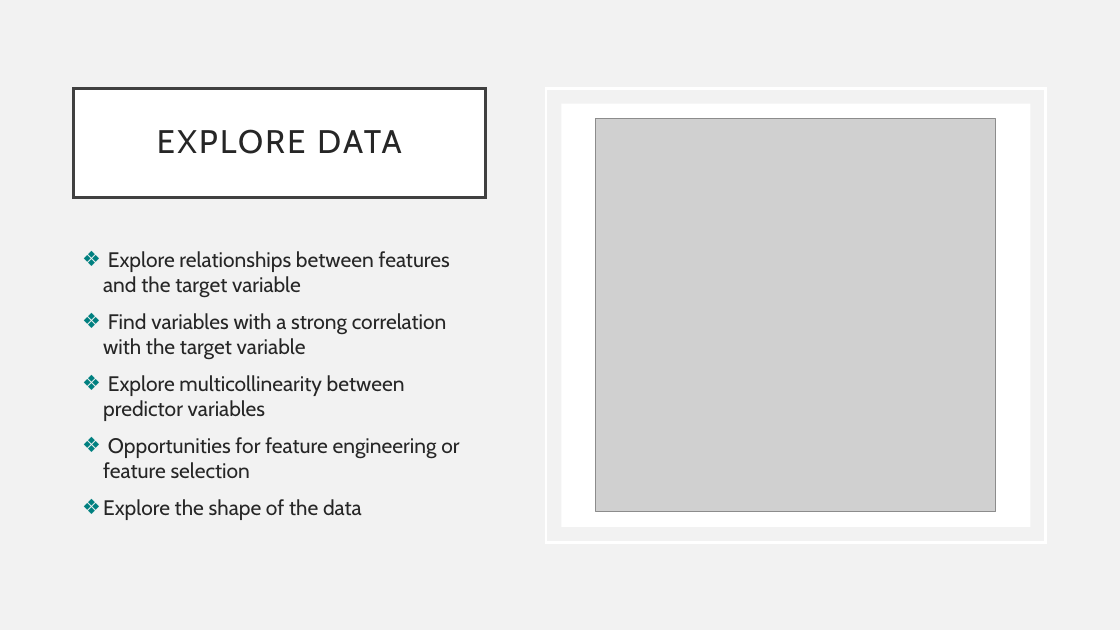
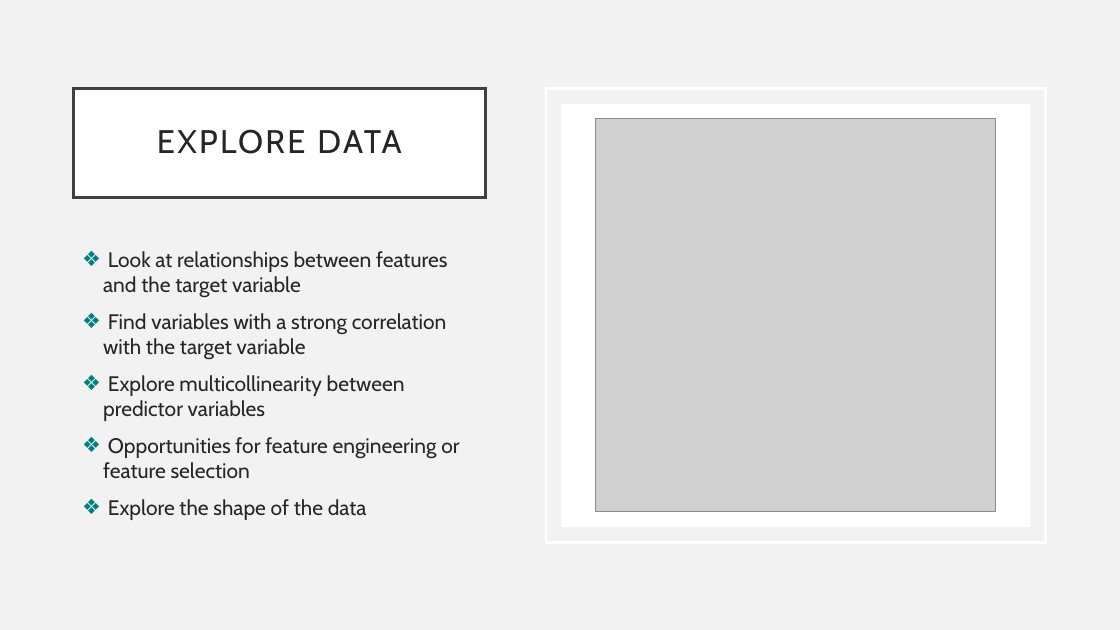
Before and after one commit to bbotzheim/ML_Kaggle_Competition_House_Prices, a slide deck: slide 5 of Project_Presentation.pptx. Drawn at 1120x630 pixels with LibreOffice and Linux fonts; fonts in the diff are those of the drawing; grey boxes stand for pictures. Boxes give left, top, right and bottom in pixels: in the first picture for what was removed or moved away, otherwise in the second. Text is boxed around its words. In the diff, an @@ line names an element or a change of style, - is before the commit and + after.

```diff
--- a/Project_Presentation.pptx
+++ b/Project_Presentation.pptx
@@ text at (103,251,447,298): text changed @@
-❖ Explore relationships between features and the target variable
+❖ Look at relationships between features and the target variable
```
Also in this commit, not shown: 5 other slides changed, 1 other file.
